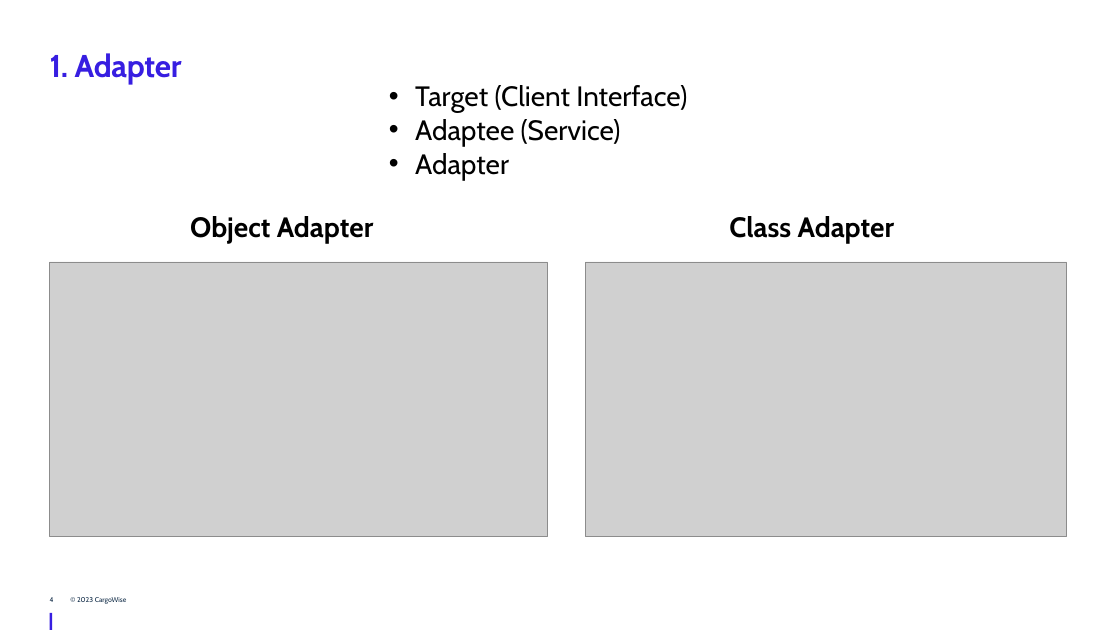
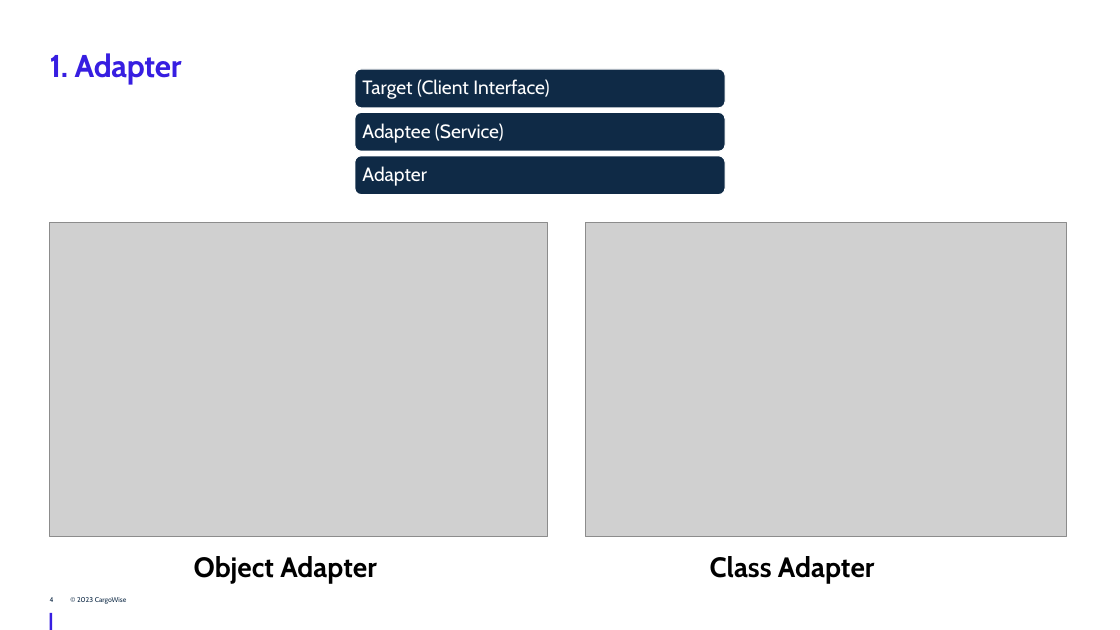
Before and after one commit to JingwenLi/DesignPatterns, a slide deck: slide 4 of DesignPatterns/Structural Design Patterns/Structural Design Patterns - WTG.pptx. Drawn at 1120x630 pixels with LibreOffice and Linux fonts; fonts in the diff are those of the drawing; grey boxes stand for pictures; background and template pictures are left out. Boxes give left, top, right and bottom in pixels: in the first picture for what was removed or moved away, otherwise in the second. Text is boxed around its words. In the diff, an @@ line names an element or a change of style, - is before the commit and + after.

```diff
--- a/DesignPatterns/Structural Design Patterns/Structural Design Patterns - WTG.pptx
+++ b/DesignPatterns/Structural Design Patterns/Structural Design Patterns - WTG.pptx
@@ text "Target (Client Interface)": place and size @@
-text "Target (Client Interface)" at box(415, 85, 687, 180)
+text "Target (Client Interface)" at box(362, 79, 549, 99)
@@ text "Target (Client Interface)" at box(362, 79, 549, 99): size 48 to 33 pt, text colour #000000 to #FFFFFF; bullet • to none; line spacing 1 to 0.9; more space between paragraphs; vertical alignment top to middle @@
@@ text at box(415, 119, 621, 180): paragraphs removed @@
-• Adaptee (Service)
-• Adapter
@@ group added at box(355, 69, 725, 195): 3 rounded rectangles, 2 texts @@
+Adaptee (Service)
+Adapter
@@ picture: place and size @@
-picture at box(50, 262, 547, 537)
+picture at box(50, 223, 547, 537)
@@ picture: place and size @@
-picture at box(585, 262, 1067, 537)
+picture at box(585, 223, 1067, 537)
@@ text "Object Adapter": place and size @@
-text "Object Adapter" at box(190, 216, 374, 243)
+text "Object Adapter" at box(194, 556, 377, 583)
@@ text "Class Adapter": place and size @@
-text "Class Adapter" at box(729, 216, 895, 243)
+text "Class Adapter" at box(710, 556, 875, 583)
```
Also in this commit, not shown: 2 other slides changed, 2 slides added.
